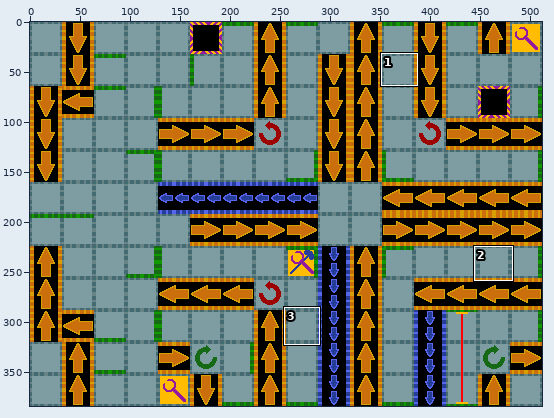
Sprite sheet, stored at assets/maps/riskyexchange.png. The picture above shows the old version from afar; the outline marks the close-up.
Close-up. Before:
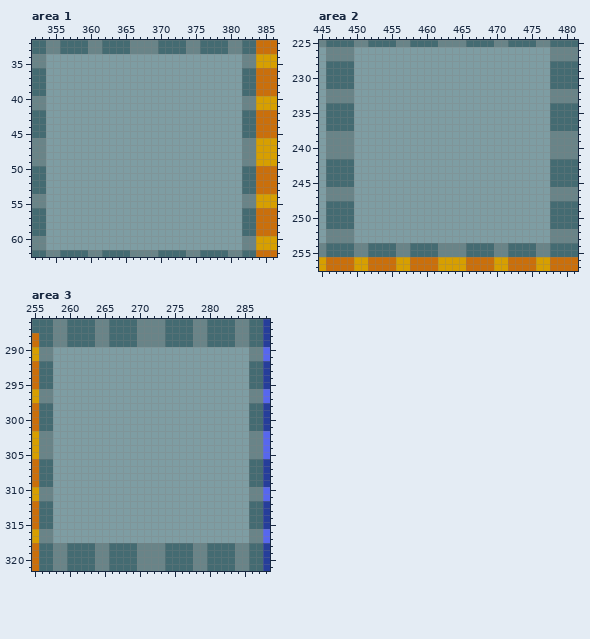
The file is 512x384 pixels. Shown: area 1: x 352..386, y 32..62; area 2: x 445..481, y 225..257; area 3: x 255..288, y 286..321.
New version:
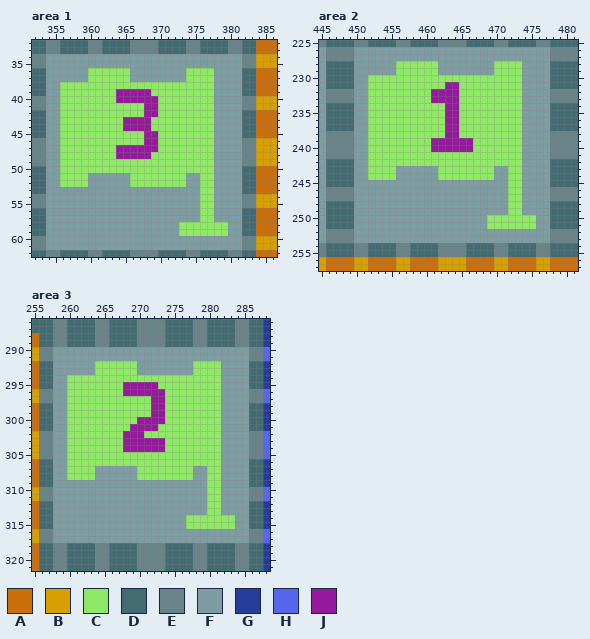
Palette (. is transparent): A #ca6f0b  B #d79f00  C #90e966  D #446b72  E #698488  F #7e9da3  G #263e9a  H #5767ed  J #951b9c
Difference:
Area 1:
y 36..37: x 360..365 FFFFFF -> CCCCCC; x 374..377 FFFF -> CCCC
y 38: x 356..377 FFFFFFFFFFFFFFFFFFFFFF -> CCCCCCCCCCCCCCCCCCCCCC
y 39: x 356..377 FFFFFFFFFFFFFFFFFFFFFF -> CCCCCCCCJJJJJCCCCCCCCC
y 40: x 356..377 FFFFFFFFFFFFFFFFFFFFFF -> CCCCCCCCJJJJJJCCCCCCCC
y 41..42: x 356..377 FFFFFFFFFFFFFFFFFFFFFF -> CCCCCCCCCCCCJJCCCCCCCC
y 43..44: x 356..377 FFFFFFFFFFFFFFFFFFFFFF -> CCCCCCCCCJJJJCCCCCCCCC
y 45..46: x 356..377 FFFFFFFFFFFFFFFFFFFFFF -> CCCCCCCCCCCCJJCCCCCCCC
y 47: x 356..377 FFFFFFFFFFFFFFFFFFFFFF -> CCCCCCCCJJJJJJCCCCCCCC
y 48: x 356..377 FFFFFFFFFFFFFFFFFFFFFF -> CCCCCCCCJJJJJCCCCCCCCC
y 49..50: x 356..377 FFFFFFFFFFFFFFFFFFFFFF -> CCCCCCCCCCCCCCCCCCCCCC
y 51..52: x 356..359 FFFF -> CCCC; x 366..373 FFFFFFFF -> CCCCCCCC; x 376..377 FF -> CC
y 53..57: x 376..377 FF -> CC
y 58..59: x 373..379 FFFFFFF -> CCCCCCC
Area 2:
y 228..229: x 456..461 FFFFFF -> CCCCCC; x 470..473 FFFF -> CCCC
y 230: x 452..473 FFFFFFFFFFFFFFFFFFFFFF -> CCCCCCCCCCCCCCCCCCCCCC
y 231: x 452..473 FFFFFFFFFFFFFFFFFFFFFF -> CCCCCCCCCCCJJCCCCCCCCC
y 232..233: x 452..473 FFFFFFFFFFFFFFFFFFFFFF -> CCCCCCCCCJJJJCCCCCCCCC
y 234..238: x 452..473 FFFFFFFFFFFFFFFFFFFFFF -> CCCCCCCCCCCJJCCCCCCCCC
y 239..240: x 452..473 FFFFFFFFFFFFFFFFFFFFFF -> CCCCCCCCCJJJJJJCCCCCCC
y 241..242: x 452..473 FFFFFFFFFFFFFFFFFFFFFF -> CCCCCCCCCCCCCCCCCCCCCC
y 243..244: x 452..455 FFFF -> CCCC; x 462..469 FFFFFFFF -> CCCCCCCC; x 472..473 FF -> CC
y 245..249: x 472..473 FF -> CC
y 250..251: x 469..475 FFFFFFF -> CCCCCCC
Area 3:
y 292..293: x 264..269 FFFFFF -> CCCCCC; x 278..281 FFFF -> CCCC
y 294: x 260..281 FFFFFFFFFFFFFFFFFFFFFF -> CCCCCCCCCCCCCCCCCCCCCC
y 295: x 260..281 FFFFFFFFFFFFFFFFFFFFFF -> CCCCCCCCJJJJJCCCCCCCCC
y 296: x 260..281 FFFFFFFFFFFFFFFFFFFFFF -> CCCCCCCCJJJJJJCCCCCCCC
y 297..299: x 260..281 FFFFFFFFFFFFFFFFFFFFFF -> CCCCCCCCCCCCJJCCCCCCCC
y 300: x 260..281 FFFFFFFFFFFFFFFFFFFFFF -> CCCCCCCCCCJJJJCCCCCCCC
y 301: x 260..281 FFFFFFFFFFFFFFFFFFFFFF -> CCCCCCCCCJJJJCCCCCCCCC
y 302: x 260..281 FFFFFFFFFFFFFFFFFFFFFF -> CCCCCCCCJJJCCCCCCCCCCC
y 303..304: x 260..281 FFFFFFFFFFFFFFFFFFFFFF -> CCCCCCCCJJJJJJCCCCCCCC
y 305..306: x 260..281 FFFFFFFFFFFFFFFFFFFFFF -> CCCCCCCCCCCCCCCCCCCCCC
y 307..308: x 260..263 FFFF -> CCCC; x 270..277 FFFFFFFF -> CCCCCCCC; x 280..281 FF -> CC
y 309..313: x 280..281 FF -> CC
y 314..315: x 277..283 FFFFFFF -> CCCCCCC
Changed places in both close-ups, as pixel boxes (x1, y1, x2, y2):
changed: (60, 68, 228, 236)
changed: (368, 61, 536, 229)
changed: (67, 361, 235, 529)
